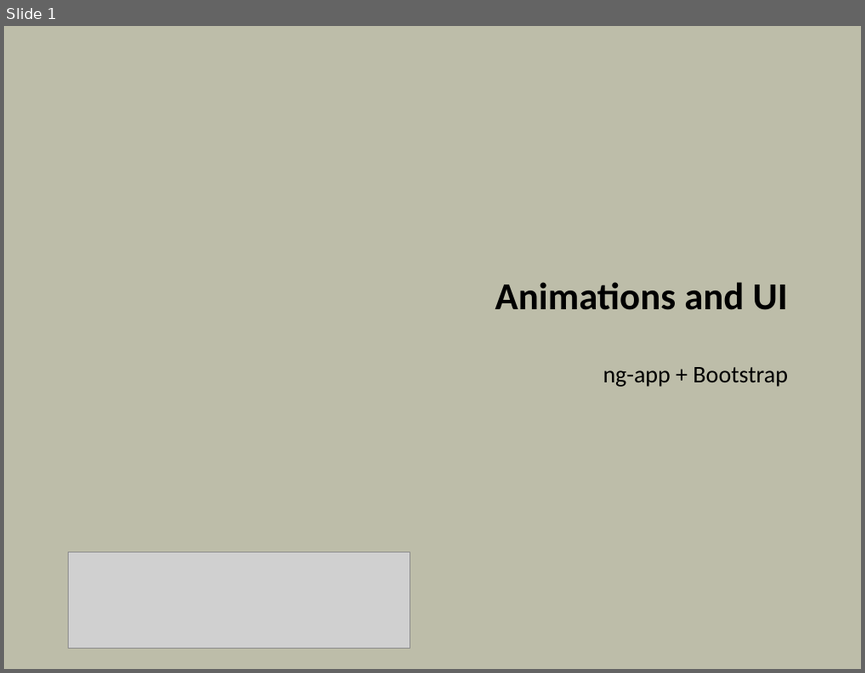
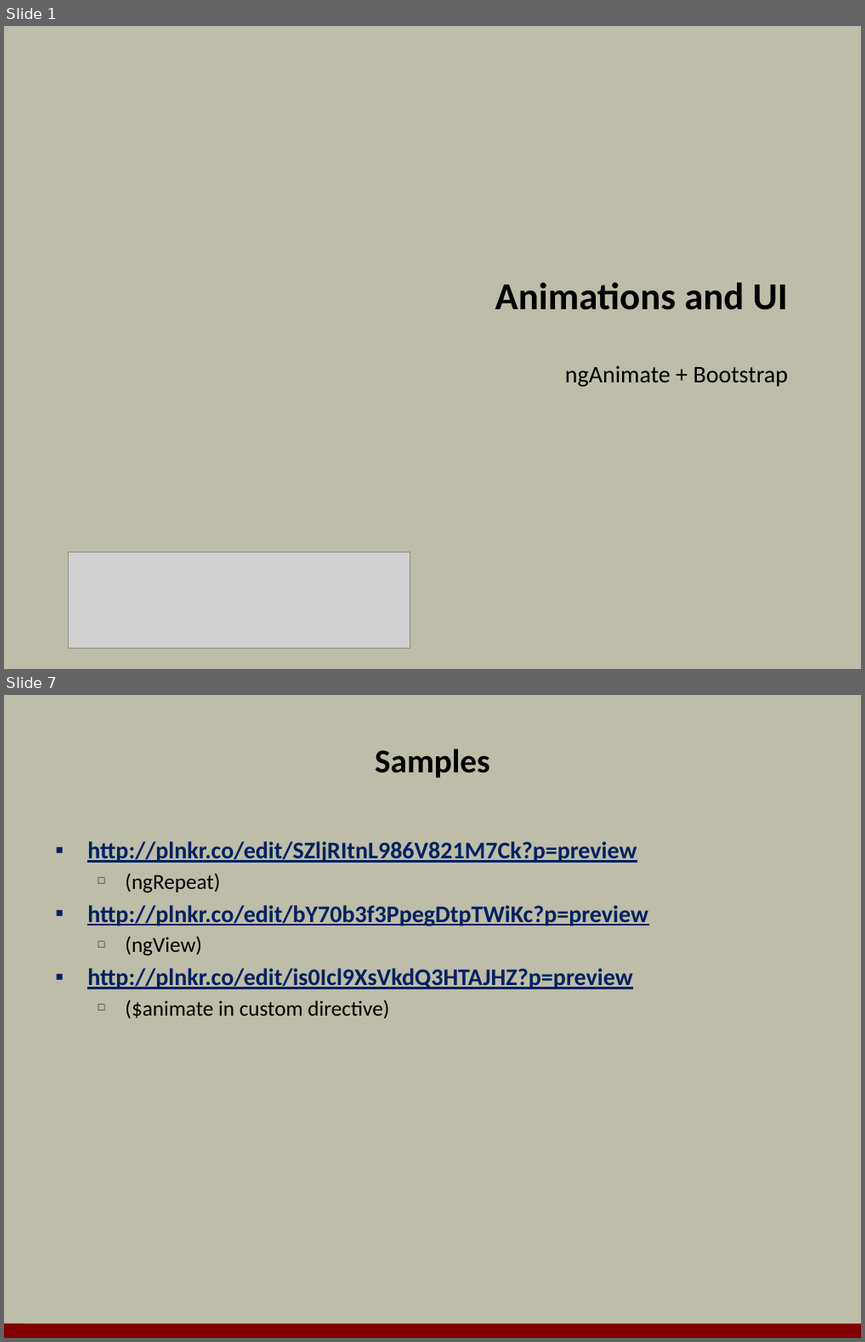
Before and after one commit to OdeToCode/classes, a slide deck: angularjs/slides/08_UI.pptx. Shown one above the other, each under a label of ours: slide 1 before the commit, slides 1 and 7 after it; the slides between them are not shown. The pictures are 865x673 and 865x1342 pixels, drawn with LibreOffice and Linux fonts; fonts in the diff are those of the drawing; grey boxes stand for pictures; background and template pictures are left out. Boxes give left, top, right and bottom in pixels: in the first picture for what was removed or moved away, otherwise in the second. Text is boxed around its words. In the diff, an @@ line names an element or a change of style, - is before the commit and + after.

```diff
--- a/angularjs/slides/08_UI.pptx
+++ b/angularjs/slides/08_UI.pptx
@@ slide 7 added at box(4, 695, 861, 1338), background #BDBDA9 @@
@@ title added at box(375, 749, 490, 777), 28 pt, text #000000, bold @@
+Samples
@@ text added at box(87, 841, 648, 1019), 20 pt, text #002060, bold, underline @@
+▪ http://plnkr.co/edit/SZljRItnL986V821M7Ck?p=preview
+  □ (ngRepeat)
+▪ http://plnkr.co/edit/bY70b3f3PpegDtpTWiKc?p=preview
+  □ (ngView)
+▪ http://plnkr.co/edit/is0Icl9XsVkdQ3HTAJHZ?p=preview
+  □ ($animate in custom directive)
@@ line added from (4, 1330) to (861, 1331), #800000 12 pt @@
@@ slide 1 changed as well @@
@@ subtitle at box(565, 366, 789, 386): text changed @@
-ng-app + Bootstrap
+ngAnimate + Bootstrap
```
Also in this commit, not shown: 10 other slides added, 1 slide removed, 38 other files.
